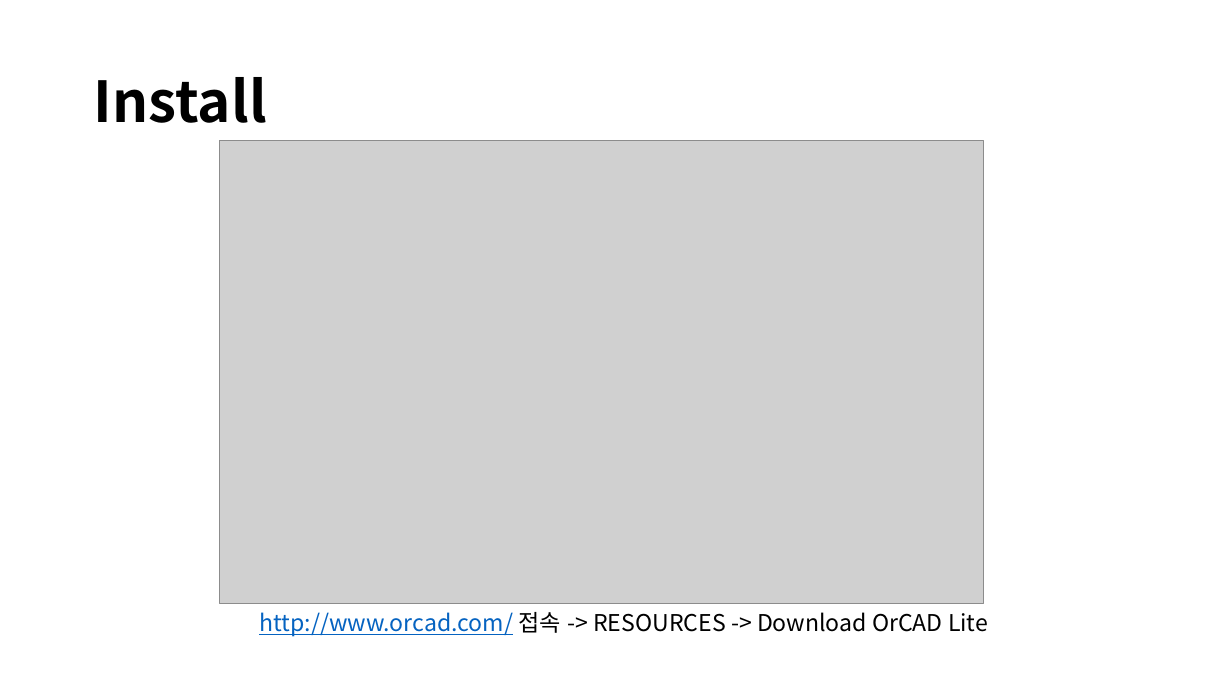
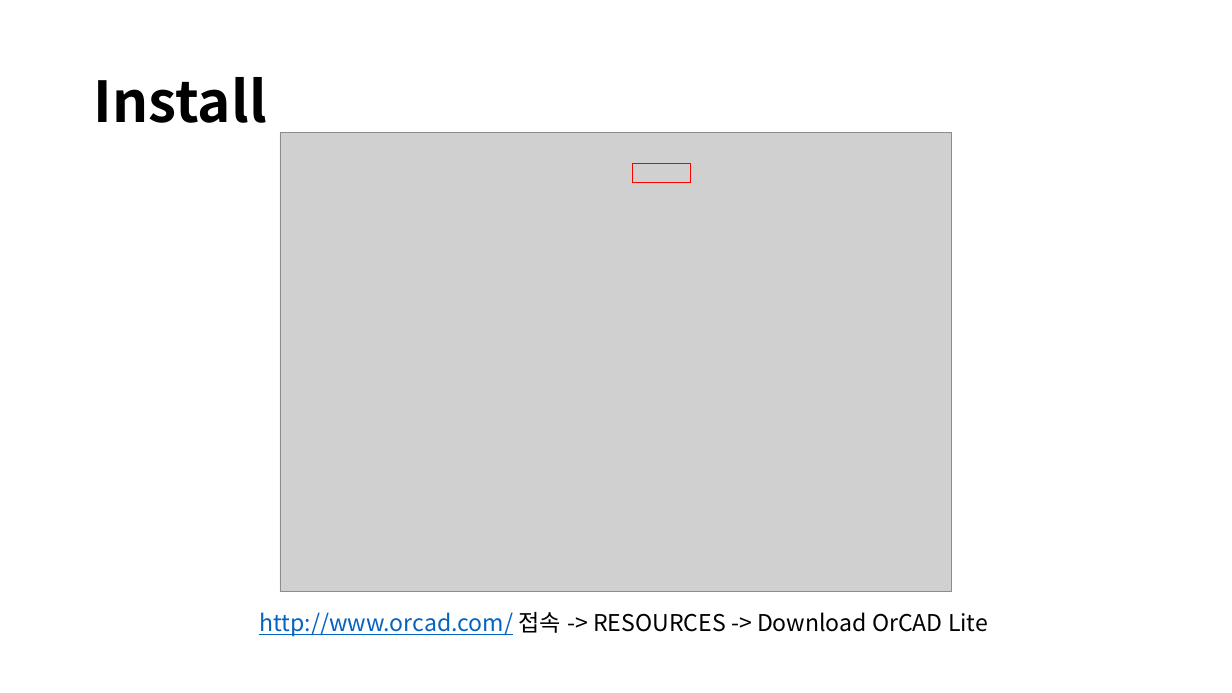
Before and after one commit to ISL-Homepage/ISL-Homepage.github.io, a slide deck: slide 2 of attachments/OrCAD 사용법.pptx. Drawn at 1232x693 pixels with LibreOffice and Linux fonts; fonts in the diff are those of the drawing; grey boxes stand for pictures; background and template pictures are left out. Boxes give left, top, right and bottom in pixels: in the first picture for what was removed or moved away, otherwise in the second. Text is boxed around its words. In the diff, an @@ line names an element or a change of style, - is before the commit and + after.

```diff
--- a/attachments/OrCAD 사용법.pptx
+++ b/attachments/OrCAD 사용법.pptx
@@ picture: place and size @@
-picture at bbox=[220, 140, 983, 604]
+picture at bbox=[280, 133, 952, 592]
@@ rectangle added at bbox=[633, 164, 691, 183], outline #FF0000 1 pt @@
```
Also in this commit, not shown: 3 other files.
